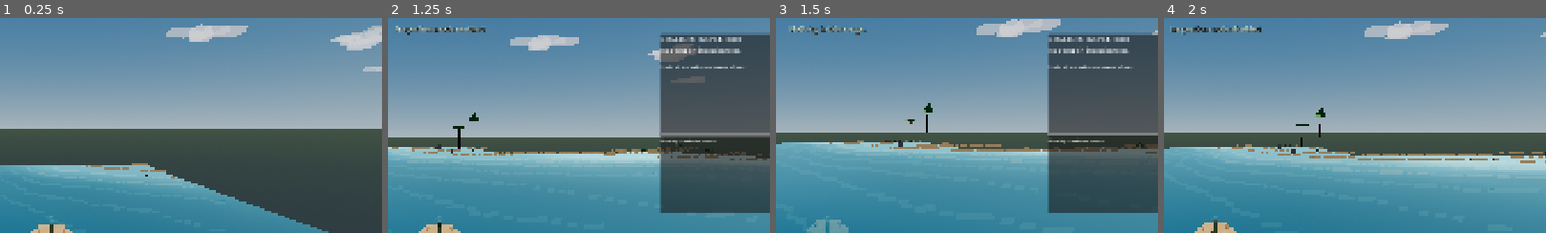
Above: before the commit, frames 1-4 (left to right).
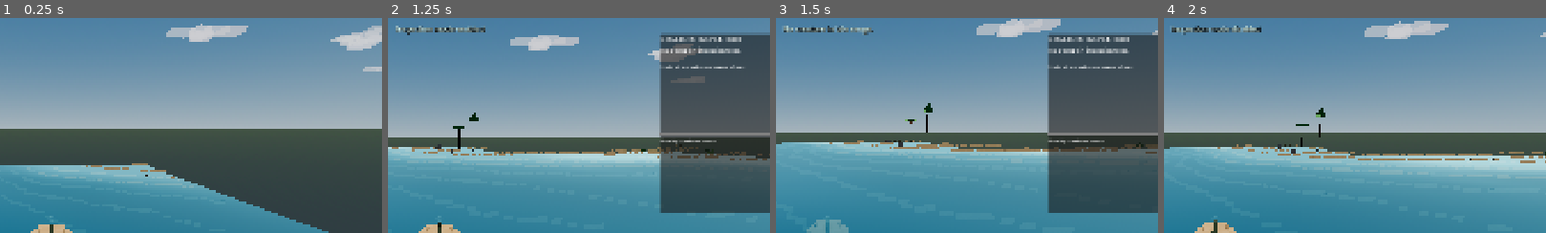
Above: after the commit, the same moments.

Repository: MajorDragonfly/voxelverse
Game: Godot game, scene res://main/main.tscn
Two runs of this game, one before a commit and one after it. Both use one fixed random seed, a clock stepped at 60 frames per second and the inputs below.
Inputs (mouse positions are % of the whole screen's width and height, from its top left):
- Up to frame 1 (0.25 s): no input
- Up to frame 2 (1.25 s): tap Enter at 0.5 s; move the mouse to (55, 50) at 0.52 s; hold W (move_forward) from 0.53 s (still down); hold E (inspection_mode) from 0.53 s (still down); click (55, 50) at 0.67 s; tap Space (jump) at 0.77 s
- Up to frame 3 (1.5 s): keep holding W (move_forward); move the mouse to (45, 50) at 1.27 s; release E (inspection_mode) at 1.28 s; right-click (45, 50) at 1.35 s
- Up to frame 4 (2 s): keep holding W (move_forward); tap Space (jump) at 1.52 s; tap E (inspection_mode) at 1.55 s
The pictures show only the part of the screen within x 43-93%, y 4-54%; the shares and areas given below are measured in that part.

Frames 1-2 are identical in both runs. In frame 3, 0.5% of the frame differs, in the area x 2-26%, y 3-8%; in frame 4, nothing differs.

Commit message:
Fix third-person creature targeting and inspection controls

Diff:
--- a/creatures/player/player_controller_v2.gd
+++ b/creatures/player/player_controller_v2.gd
@@ -3,32 +3,66 @@
 signal inspection_mode_changed(enabled: bool)
 
 @export_category("Inspection")
-@export_range(4.0, 40.0, 1.0) var inspection_radius: float = 18.0
+@export_range(4.0, 40.0, 1.0) var inspection_radius: float = 20.0
+@export_range(10.0, 100.0, 1.0) var inspection_cone_degrees: float = 42.0
+
+@export_category("Third-Person Targeting")
+@export_range(6.0, 30.0, 0.5) var camera_target_distance: float = 14.0
+@export_range(1.0, 6.0, 0.1) var bite_reach: float = 3.6
+@export_range(20.0, 120.0, 1.0) var bite_cone_degrees: float = 72.0
+@export_range(0.1, 2.0, 0.05) var target_center_height: float = 0.70
 
 var inspection_mode_enabled: bool = false
+var _gameplay_camera: Camera3D
 
 
 func _ready() -> void:
 	super._ready()
-	# Terrain uses layer 1, modular wildlife uses layer value 4. The old ray only
-	# queried layer 1, so observing and biting wildlife often never reached it.
+	_gameplay_camera = get_node_or_null(
+		"CameraPivot/SpringArm3D/Camera3D"
+	) as Camera3D
+
+	# The camera sits several metres behind the player. The old ray was only
+	# 3.2 m long, so it ended before it even reached the creature being played.
+	# Keep a long camera ray for observation and use a player-centred cone for
+	# close combat.
 	interaction_ray.collision_mask = 5
 	interaction_ray.collide_with_bodies = true
 	interaction_ray.collide_with_areas = true
+	interaction_ray.target_position = Vector3(
+		0.0,
+		0.0,
+		-maxf(camera_target_distance, interaction_range + 8.0)
+	)
 
 
 func _unhandled_input(event: InputEvent) -> void:
 	super._unhandled_input(event)
-	if event.is_action_pressed("inspection_mode"):
+	if _is_inspection_toggle_event(event):
 		inspection_mode_enabled = not inspection_mode_enabled
 		inspection_mode_changed.emit(inspection_mode_enabled)
 		show_gameplay_message(
 			"Inspection mode enabled" if inspection_mode_enabled else "Inspection mode disabled",
 			1.4
 		)
+		get_viewport().set_input_as_handled()
 
 
 func _try_primary_action() -> void:
+	# Observation is intentionally more forgiving than physical interaction.
+	# A creature can be observed from inspection range even if the camera ray
+	# passes just above a small procedural body.
+	var wildlife_target: Node = _get_camera_wildlife_target(inspection_radius)
+	if wildlife_target == null:
+		wildlife_target = _find_wildlife_target(
+			inspection_radius,
+			inspection_cone_degrees,
+			false
+		)
+	if wildlife_target != null and wildlife_target.has_method("interact"):
+		wildlife_target.call("interact", self)
+		return
+
 	interaction_ray.force_raycast_update()
 	if not interaction_ray.is_colliding():
 		return
@@ -49,53 +83,178 @@
 	if not can_perform_action(&"bite"):
 		show_gameplay_message("Bite is not available in this phase.")
 		return
-	interaction_ray.force_raycast_update()
-	if not interaction_ray.is_colliding():
-		show_gameplay_message("Nothing in bite range.", 1.2)
-		return
-	var collision_point: Vector3 = interaction_ray.get_collision_point()
-	if global_position.distance_to(collision_point) > interaction_range:
-		show_gameplay_message("Target is too far away.", 1.2)
-		return
-	var target: Node = _resolve_interaction_target(interaction_ray.get_collider())
-	if target == null or not target.has_method("receive_creature_attack"):
-		show_gameplay_message("That cannot be bitten.", 1.2)
-		return
+
+	var target: Node = _get_camera_wildlife_target(bite_reach)
+	if target == null:
+		target = _find_wildlife_target(
+			bite_reach,
+			bite_cone_degrees,
+			true
+		)
+	if target == null:
+		show_gameplay_message("No creature in bite range.", 1.2)
+		return
+	if not perform_bite_on_target(target):
+		show_gameplay_message("That creature cannot be bitten.", 1.2)
+
+
+func perform_bite_on_target(target: Node) -> bool:
+	if target == null or not is_instance_valid(target):
+		return false
+	if not target.has_method("receive_creature_attack"):
+		return false
+	if target is Node3D:
+		var distance: float = global_position.distance_to(
+			(target as Node3D).global_position
+		)
+		if distance > bite_reach + 0.35:
+			return false
+	if _bite_cooldown_timer > 0.0:
+		return false
+
 	_bite_cooldown_timer = bite_cooldown
 	var damage: float = clampf(attack_power * bite_damage_scale, 2.0, 80.0)
 	_trigger_bite_animation()
 	target.call("receive_creature_attack", damage, self)
 	creature_attacked.emit(target, damage)
+	return true
 
 
 func get_interaction_target() -> Node:
+	var target: Node = _get_camera_wildlife_target(inspection_radius)
+	if target != null:
+		return target
+	return _find_wildlife_target(
+		inspection_radius,
+		inspection_cone_degrees,
+		false
+	)
+
+
+func get_nearby_wildlife(maximum_count: int = 8) -> Array[Node3D]:
+	var candidates: Array[Node3D] = []
+	for value in get_tree().get_nodes_in_group(&"wildlife"):
+		var creature := value as Node3D
+		if creature == null or not is_instance_valid(creature):
+			continue
+		if global_position.distance_to(creature.global_position) > inspection_radius:
+			continue
+		candidates.append(creature)
+	candidates.sort_custom(func(a: Node3D, b: Node3D) -> bool:
+		return (
+			global_position.distance_squared_to(a.global_position)
+			< global_position.distance_squared_to(b.global_position)
+		)
+	)
+	if candidates.size() > maximum_count:
+		candidates.resize(maximum_count)
+	return candidates
+
+
+func is_inspection_mode_enabled() -> bool:
+	return inspection_mode_enabled
+
+
+func _is_inspection_toggle_event(event: InputEvent) -> bool:
+	if not (event is InputEventKey):
+		return false
+	if not event.pressed or event.echo:
+		return false
+	var key_event := event as InputEventKey
+	return (
+		key_event.physical_keycode == KEY_E
+		or key_event.keycode == KEY_E
+	)
+
+
+func _get_camera_wildlife_target(maximum_distance_from_player: float) -> Node:
 	if interaction_ray == null:
 		return null
 	interaction_ray.force_raycast_update()
 	if not interaction_ray.is_colliding():
 		return null
-	return _resolve_interaction_target(interaction_ray.get_collider())
-
-
-func get_nearby_wildlife(maximum_count: int = 8) -> Array[Node3D]:
-	var candidates: Array[Node3D] = []
+	var target: Node = _resolve_interaction_target(interaction_ray.get_collider())
+	if target == null or not target.is_in_group(&"wildlife"):
+		return null
+	if target is Node3D:
+		if global_position.distance_to((target as Node3D).global_position) > maximum_distance_from_player:
+			return null
+	return target
+
+
+func _find_wildlife_target(
+	maximum_distance: float,
+	cone_degrees: float,
+	require_line_of_sight: bool
+) -> Node:
+	var origin: Vector3 = global_position + Vector3.UP * target_center_height
+	var forward: Vector3 = -global_transform.basis.z
+	if _gameplay_camera != null:
+		forward = -_gameplay_camera.global_transform.basis.z
+	forward.y *= 0.35
+	if forward.length_squared() < 0.001:
+		forward = -global_transform.basis.z
+	forward = forward.normalized()
+	var minimum_dot: float = cos(deg_to_rad(clampf(cone_degrees, 1.0, 179.0) * 0.5))
+	var best_target: Node = null
+	var best_score: float = -INF
+	var nearest_close_target: Node = null
+	var nearest_close_distance: float = INF
+
 	for value in get_tree().get_nodes_in_group(&"wildlife"):
 		var creature := value as Node3D
 		if creature == null or not is_instance_valid(creature):
 			continue
-		if global_position.distance_to(creature.global_position) > inspection_radius:
-			continue
-		candidates.append(creature)
-	candidates.sort_custom(func(a: Node3D, b: Node3D) -> bool:
-		return global_position.distance_squared_to(a.global_position) < global_position.distance_squared_to(b.global_position)
-	)
-	if candidates.size() > maximum_count:
-		candidates.resize(maximum_count)
-	return candidates
-
-
-func is_inspection_mode_enabled() -> bool:
-	return inspection_mode_enabled
+		var target_position: Vector3 = (
+			creature.global_position + Vector3.UP * target_center_height
+		)
+		var delta: Vector3 = target_position - origin
+		var distance: float = delta.length()
+		if distance <= 0.001 or distance > maximum_distance:
+			continue
+		if distance < nearest_close_distance and distance <= minf(1.55, maximum_distance):
+			nearest_close_target = creature
+			nearest_close_distance = distance
+		var direction: Vector3 = delta / distance
+		var alignment: float = forward.dot(direction)
+		if alignment < minimum_dot:
+			continue
+		if require_line_of_sight and not _has_clear_line_of_sight(creature, origin, target_position):
+			continue
+		var distance_weight: float = 1.0 - distance / maxf(maximum_distance, 0.001)
+		var score: float = alignment * 2.4 + distance_weight
+		if score > best_score:
+			best_score = score
+			best_target = creature
+
+	if best_target != null:
+		return best_target
+	if nearest_close_target != null:
+		return nearest_close_target
+	return null
+
+
+func _has_clear_line_of_sight(
+	target: Node3D,
+	origin: Vector3,
+	target_position: Vector3
+) -> bool:
+	var world := get_world_3d()
+	if world == null:
+		return true
+	var query := PhysicsRayQueryParameters3D.create(
+		origin,
+		target_position,
+		5
+	)
+	query.exclude = [get_rid()]
+	query.collide_with_bodies = true
+	query.collide_with_areas = true
+	var hit: Dictionary = world.direct_space_state.intersect_ray(query)
+	if hit.is_empty():
+		return true
+	var resolved: Node = _resolve_interaction_target(hit.get("collider"))
+	return resolved == target
 
 
 func _resolve_interaction_target(collider_value: Variant) -> Node:
